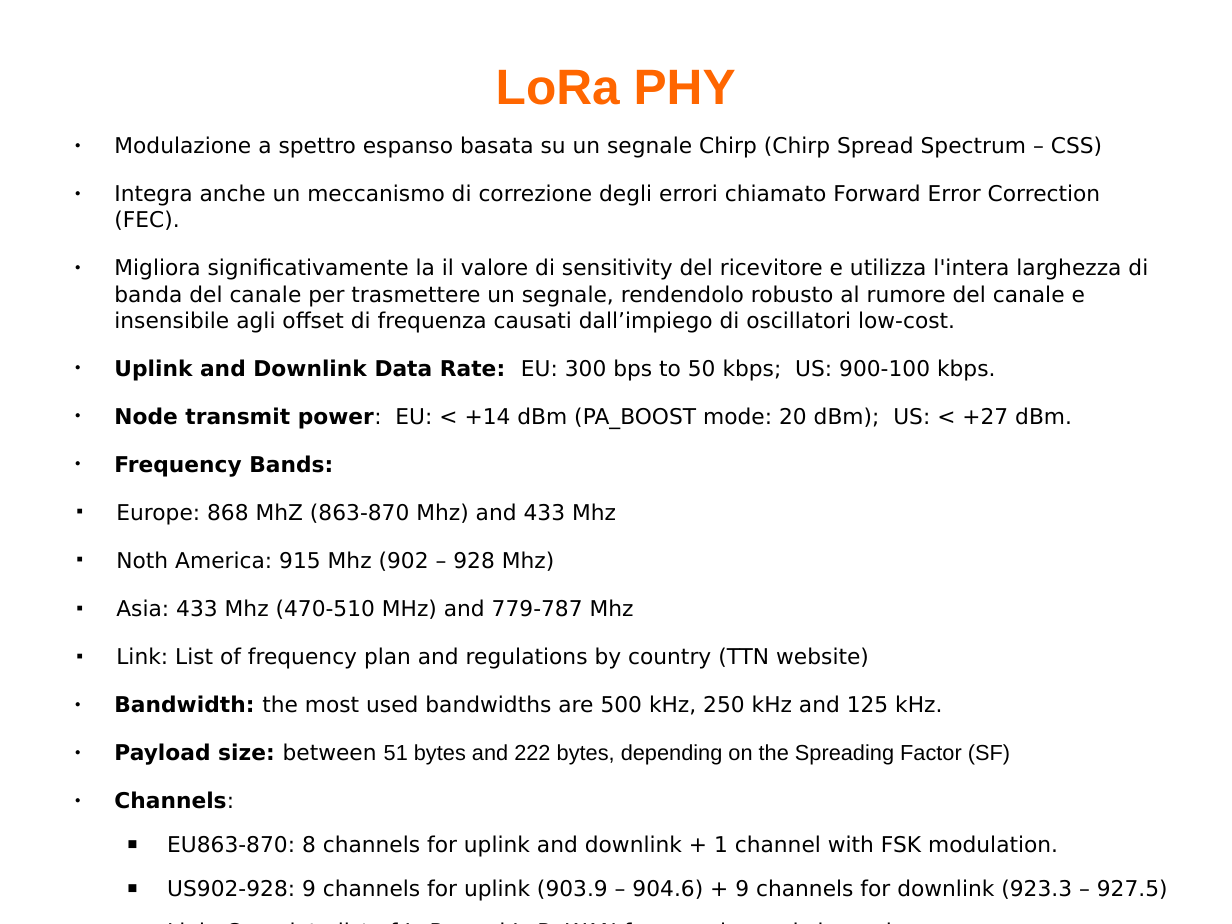
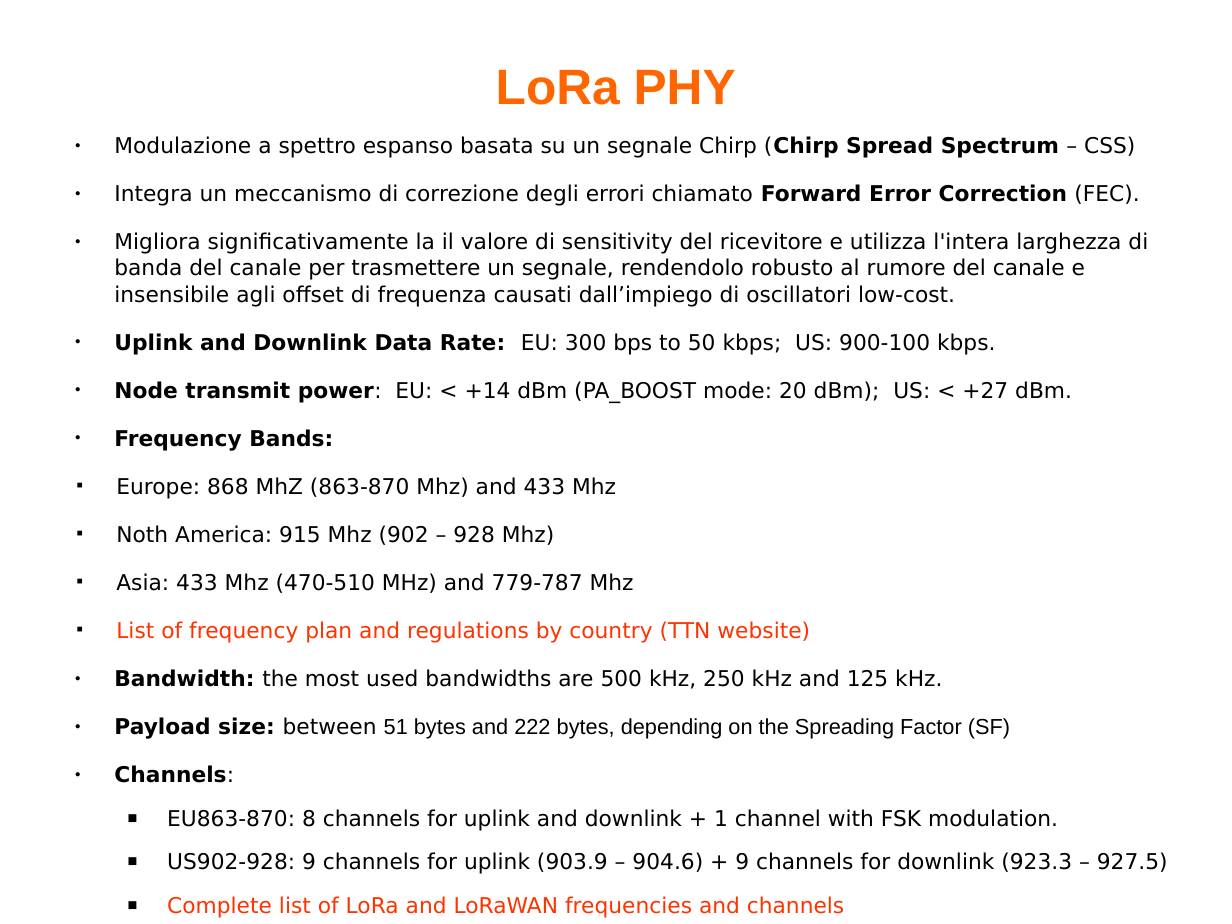
Before and after one commit to biagiom/QuakeSense, a slide deck: slide 14 of Presentazione_QuakeSense.odp. Drawn at 1232x924 pixels with LibreOffice and Linux fonts; fonts in the diff are those of the drawing. Boxes give left, top, right and bottom in pixels: in the first picture for what was removed or moved away, otherwise in the second. Text is boxed around its words. In the diff, an @@ line names an element or a change of style, - is before the commit and + after.

Commit message:
Update presentation and report of QuakeSense project
Fix some spelling errors in "Relazione_Progetto_QuakeSense.pdf" and
"Presentazione_QuakeSense.pdf"

```diff
--- a/Presentazione_QuakeSense.odp
+++ b/Presentazione_QuakeSense.odp
@@ text at (x1=114, y1=136, x2=1135, y2=158): bold on in "(Chirp Spread Spectrum" @@
@@ text at (x1=114, y1=184, x2=1139, y2=206): text changed @@
-● Integra anche un meccanismo di correzione degli errori chiamato Forward Error Correction (FEC).
+● Integra un meccanismo di correzione degli errori chiamato Forward Error Correction (FEC).
@@ text at (x1=116, y1=621, x2=810, y2=643): text changed; text colour #000000 to #FF3300 @@
-■ Link: List of frequency plan and regulations by country (TTN website)
+■ List of frequency plan and regulations by country (TTN website)
@@ text at (x1=167, y1=896, x2=844, y2=918): text changed; text colour #000000 to #FF3300 @@
-  ■ Link: Complete list of LoRa and LoRaWAN frequencies and channels
+  ■ Complete list of LoRa and LoRaWAN frequencies and channels
```
Also in this commit, not shown: 5 other slides changed, 2 other files.
